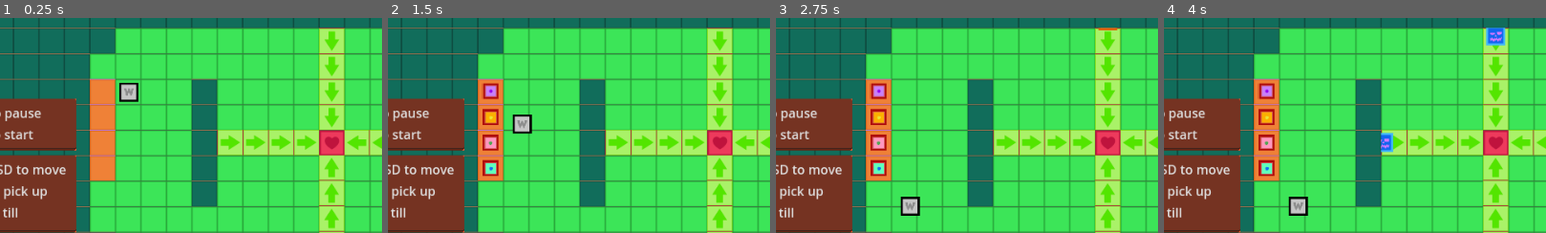
Above: before the commit, frames 1-4 (left to right).
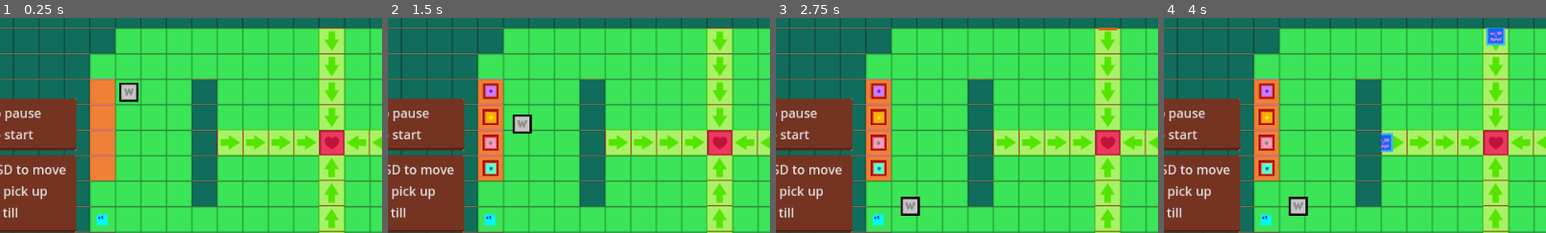
Above: after the commit, the same moments.

Repository: stirs1/wizardfarmer
Game: Godot game, scene res://main.tscn
The game is run twice, just before and just after one commit, with the same random seed, the same clock (stepped at 60 frames per second) and the same inputs.
Inputs (mouse positions are % of the whole screen's width and height, from its top left):
- Up to frame 1 (0.25 s): no input
- Up to frame 2 (1.5 s): tap Enter at 0.5 s; hold Right (move_right) 0.53-1.28 s; tap P (pick_place) at 0.6 s; tap 1 (start) at 1.25, 1.35 s; hold Down (move_down) from 1.28 s (still down)
- Up to frame 3 (2.75 s): release Down (move_down) at 2 s; click (88, 45) at 2 s
- Up to frame 4 (4 s): click (85, 45) at 2.75 s; click (88, 39) at 3.5 s
The pictures show only the part of the screen within x 8-58%, y 27-77%; the shares and areas given below are measured in that part.

The runs differ from the first frame. In frame 1, 0.2% of the frame differs, in the area x 25-29%, y 91-97%; in frame 2, 0.2%; in frame 3, 0.2%; in frame 4, 0.2%.

Commit message:
assets + water structured

Diff:
--- a/CombatManager.gd
+++ b/CombatManager.gd
@@ -11,6 +11,7 @@
 @onready var heart_home = get_tree().root.get_node("Main/HeartHome")
 @onready var game_over_box = get_tree().root.get_node("Main/GameOverText")
 
+# allows buttons to be set up at once at the correct time in the process
 func _setup_buttons():
 	var left_button = get_tree().root.get_node("Main/LeftButton")
 	var right_button = get_tree().root.get_node("Main/RightButton")
@@ -34,8 +35,12 @@
 }
 func _ready():
 	await get_tree().root.ready
+
+	# connect signals
 	GameManager.game_started.connect(_on_game_started)
 	GameManager.game_over.connect(_on_game_over)
+
+	# set buttons here
 	_setup_buttons()
 
 func spawn_pumpkin(position_key: String):
--- a/forest.gd
+++ b/forest.gd
@@ -1,12 +1,30 @@
 extends TileMapLayer
+
+var f_dtag = ("FOREST: ")
+var c_check: Vector2 = Vector2(22, 7)
 
 func _ready() -> void:
 
 	# DEBUG:
-	var ForestInfo = get_cell_atlas_coords(Vector2(22, 7))
-	var ForestInfo2 = get_cell_source_id(Vector2(22, 7))
-	print("TILEMAPLAYER: atlas coords = ", ForestInfo)
-	print("TILEMAPLAYER: source id = ", ForestInfo2)
+	var ForestInfo = get_cell_atlas_coords(c_check)
+	var ForestInfo2 = get_cell_source_id(c_check)
+	var ForestInfo3 = get_cell_tile_data(c_check)
+
+	print(f_dtag, "atlas coords = ", ForestInfo)
+	print(f_dtag, "source id = ", ForestInfo2)
+	print(f_dtag, "cell tile data = ", ForestInfo3)
+
+	# TODO: implement this as part of larger feature
+	if is_tile_water(c_check):
+		print(f_dtag, "there is water at ", c_check)
+	else:
+		print(f_dtag, "can't find water at ", c_check)
 
 func _process(delta: float) -> void:
 	pass
+
+func is_tile_water(coords: Vector2i) -> bool:
+	var ForestInfo4 = get_cell_tile_data(coords)
+	if ForestInfo4 == null:
+		return false
+	return ForestInfo4.get_custom_data("is_water")
--- a/main.tscn
+++ b/main.tscn
@@ -31,6 +31,7 @@
 texture_region_size = Vector2i(32, 32)
 0:0/0 = 0
 0:0/0/physics_layer_1/polygon_0/points = PackedVector2Array(-16, -16, 16, -16, 16, 16, -16, 16)
+0:0/0/custom_data_0 = true
 
 [sub_resource type="TileSetAtlasSource" id="TileSetAtlasSource_gd8pc"]
 texture = ExtResource("2_5auk8")
@@ -62,7 +63,7 @@
 physics_layer_0/collision_mask = 0
 physics_layer_1/collision_layer = 64
 physics_layer_1/collision_mask = 0
-custom_data_layer_0/name = "destroyable"
+custom_data_layer_0/name = "is_water"
 custom_data_layer_0/type = 1
 sources/1 = SubResource("TileSetAtlasSource_gd8pc")
 sources/0 = SubResource("TileSetAtlasSource_0l7co")
@@ -125,7 +126,7 @@
 collision_layer = 2
 
 [node name="WaterPlops" parent="." instance=ExtResource("25_chr2e")]
-position = Vector2(207, 433)
+position = Vector2(208, 401)
 
 [node name="EnemyTarget" parent="." instance=ExtResource("17_m13fc")]
 unique_name_in_owner = true
--- a/water_plops.tscn
+++ b/water_plops.tscn
@@ -1,16 +1,16 @@
 [gd_scene load_steps=5 format=3 uid="uid://bh8e2c58468gv"]
 
-[ext_resource type="Texture2D" uid="uid://bfj12p4bcxhbl" path="res://art/Tiles/Asset 48.png" id="1_3k8m5"]
+[ext_resource type="Texture2D" uid="uid://obru3fkx8wx4" path="res://art/Tiles/Asset 49.png" id="1_40wo6"]
 
-[sub_resource type="AtlasTexture" id="AtlasTexture_8jbj7"]
-atlas = ExtResource("1_3k8m5")
+[sub_resource type="AtlasTexture" id="AtlasTexture_gm3fk"]
+atlas = ExtResource("1_40wo6")
 region = Rect2(0, 0, 33, 33)
 
 [sub_resource type="SpriteFrames" id="SpriteFrames_rm8yg"]
 animations = [{
 "frames": [{
 "duration": 1.0,
-"texture": SubResource("AtlasTexture_8jbj7")
+"texture": SubResource("AtlasTexture_gm3fk")
 }],
 "loop": true,
 "name": &"default",
--- a/wizard.gd
+++ b/wizard.gd
@@ -51,7 +51,6 @@
 	if Input.is_action_just_pressed("debug"):
 		pass
 
-
 	move_and_slide()
 
 func _on_key_pressed():
Binary file removed: art/Tiles/Asset 48.png
Binary file added: art/Tiles/Asset 49.png
Not shown, changed: art/Tiles/Asset 49.png.import
